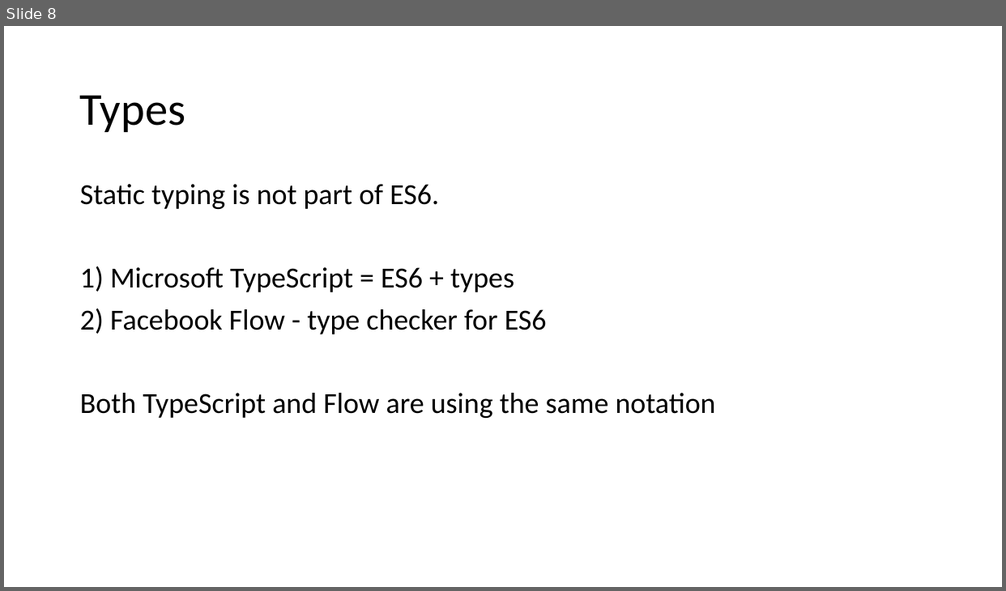
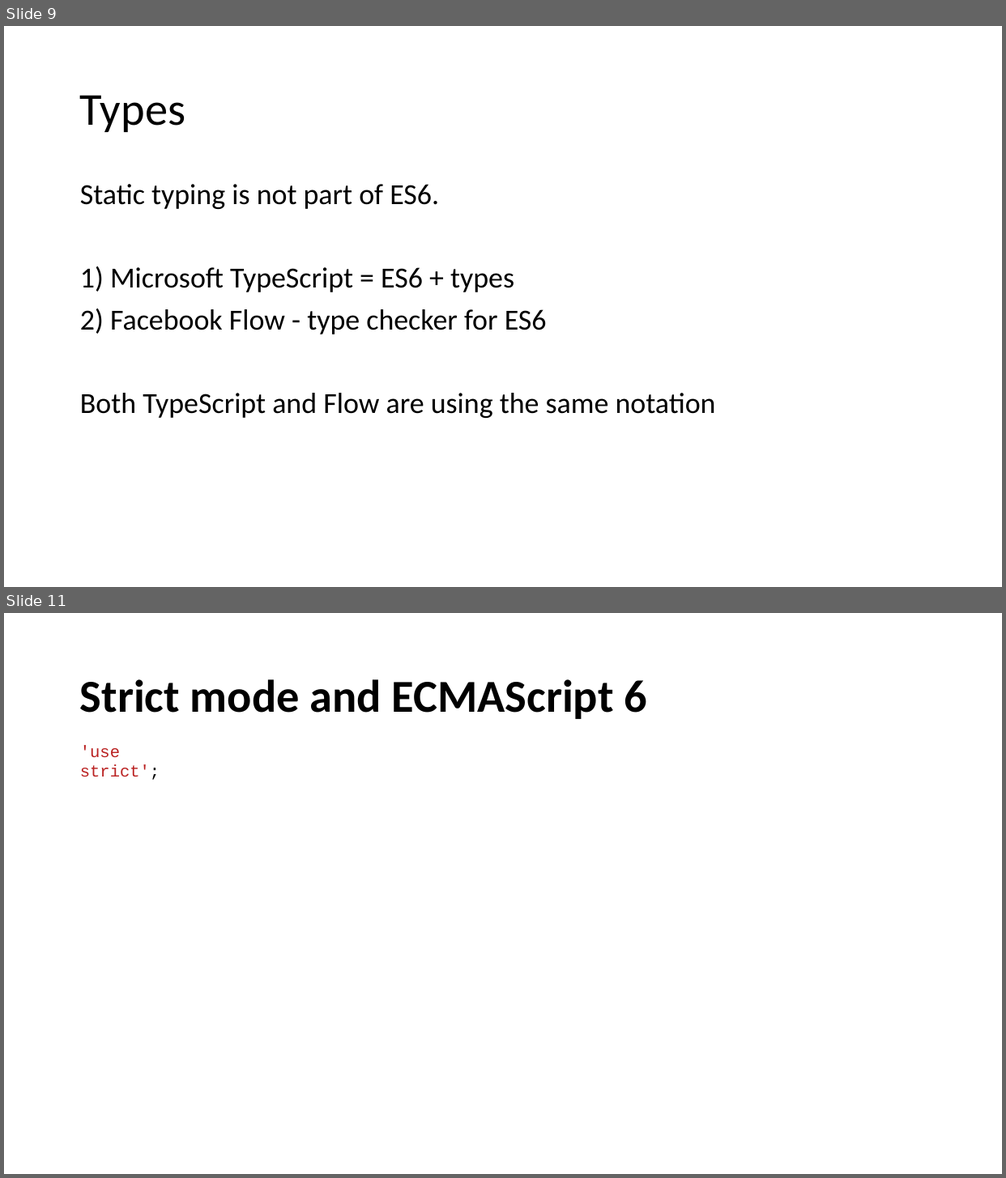
Before and after one commit to dzmitry-varabei/front-end-course, a slide deck: es6/es6.pptx. Shown one above the other, each under a label of ours: slide 8 before the commit, slides 9 and 11 after it; the slides between them are not shown. The pictures are 1006x591 and 1006x1178 pixels, drawn with LibreOffice and Linux fonts; fonts in the diff are those of the drawing. Boxes give left, top, right and bottom in pixels: in the first picture for what was removed or moved away, otherwise in the second. Text is boxed around its words. In the diff, an @@ line names an element or a change of style, - is before the commit and + after.

```diff
--- a/es6/es6.pptx
+++ b/es6/es6.pptx
@@ slide 11 added at box(4, 613, 1002, 1174), background #FFFFFF @@
@@ title added at box(80, 679, 647, 719), 44 pt, text #000000, bold @@
+Strict mode and ECMAScript 6
@@ text added at box(80, 745, 160, 780), 16 pt, text #BA2121 @@
+'use strict';
@@ what was slide 8 is now slide 9 @@
```
Also in this commit, not shown: 1 slide changed, 9 other slides added, 1 other file.
